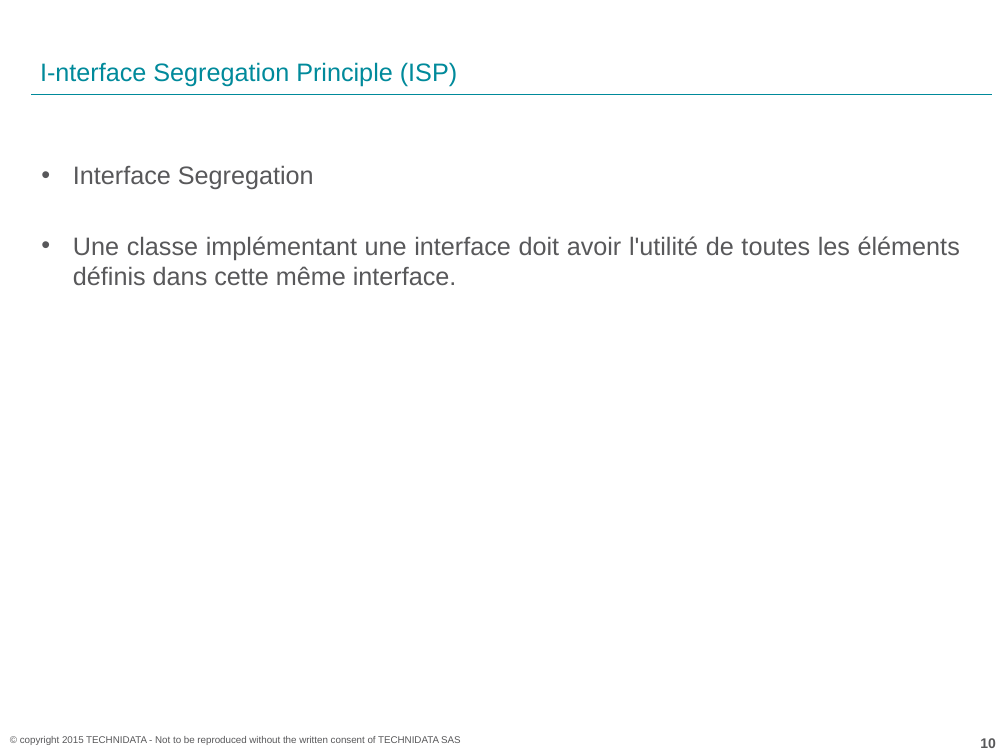
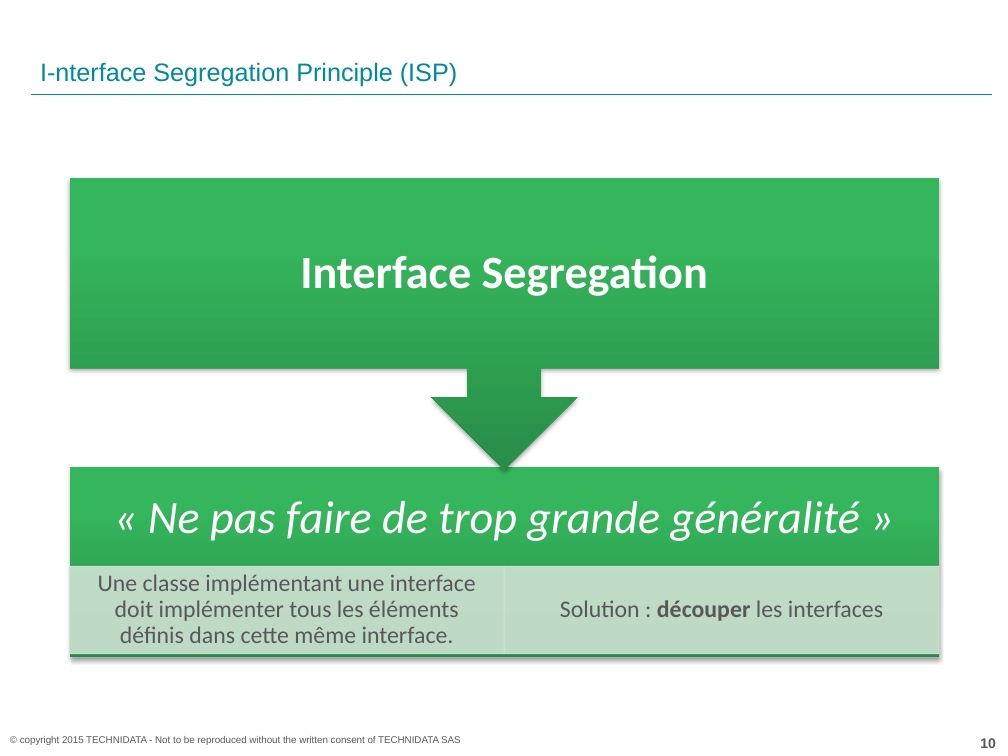
Before and after one commit to acoudene/ObjectCalisthenics, a slide deck: slide 10 of ObjectCalisthenics.pptx. Drawn at 1008x756 pixels with LibreOffice and Linux fonts; fonts in the diff are those of the drawing; background and template pictures are left out. Boxes give left, top, right and bottom in pixels: in the first picture for what was removed or moved away, otherwise in the second. Text is boxed around its words. In the diff, an @@ line names an element or a change of style, - is before the commit and + after.

```diff
--- a/ObjectCalisthenics.pptx
+++ b/ObjectCalisthenics.pptx
@@ text removed at <box>73,165,960,285</box> @@
-• Interface Segregation
-• Une classe implémentant une interface doit avoir l'utilité de toutes les éléments définis dans cette même interface.
@@ group added at <box>70,178,938,657</box>: 4 texts, 3 rectangles, 1 up arrow callout @@
+« Ne pas faire de trop grande généralité »
+Une classe implémentant une interface doit implémenter tous les éléments définis dans cette même interface.
+Solution : découper les interfaces
+Interface Segregation
```
Also in this commit, not shown: 21 other slides changed.
